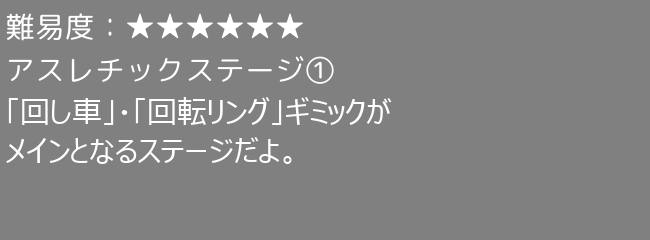
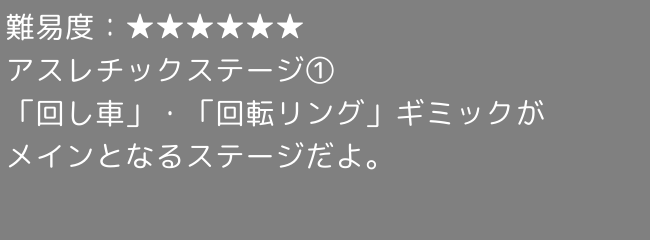
Layers edited between the first and the second 650px x 240px image:
painted on "難易度：★★★★★★ ..." over [6, 97, 544, 170]
